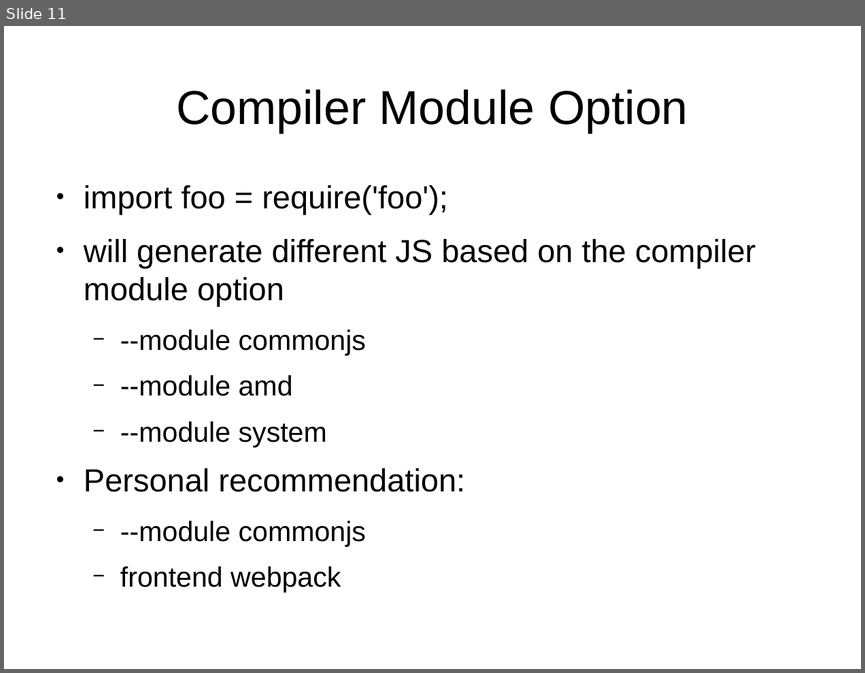
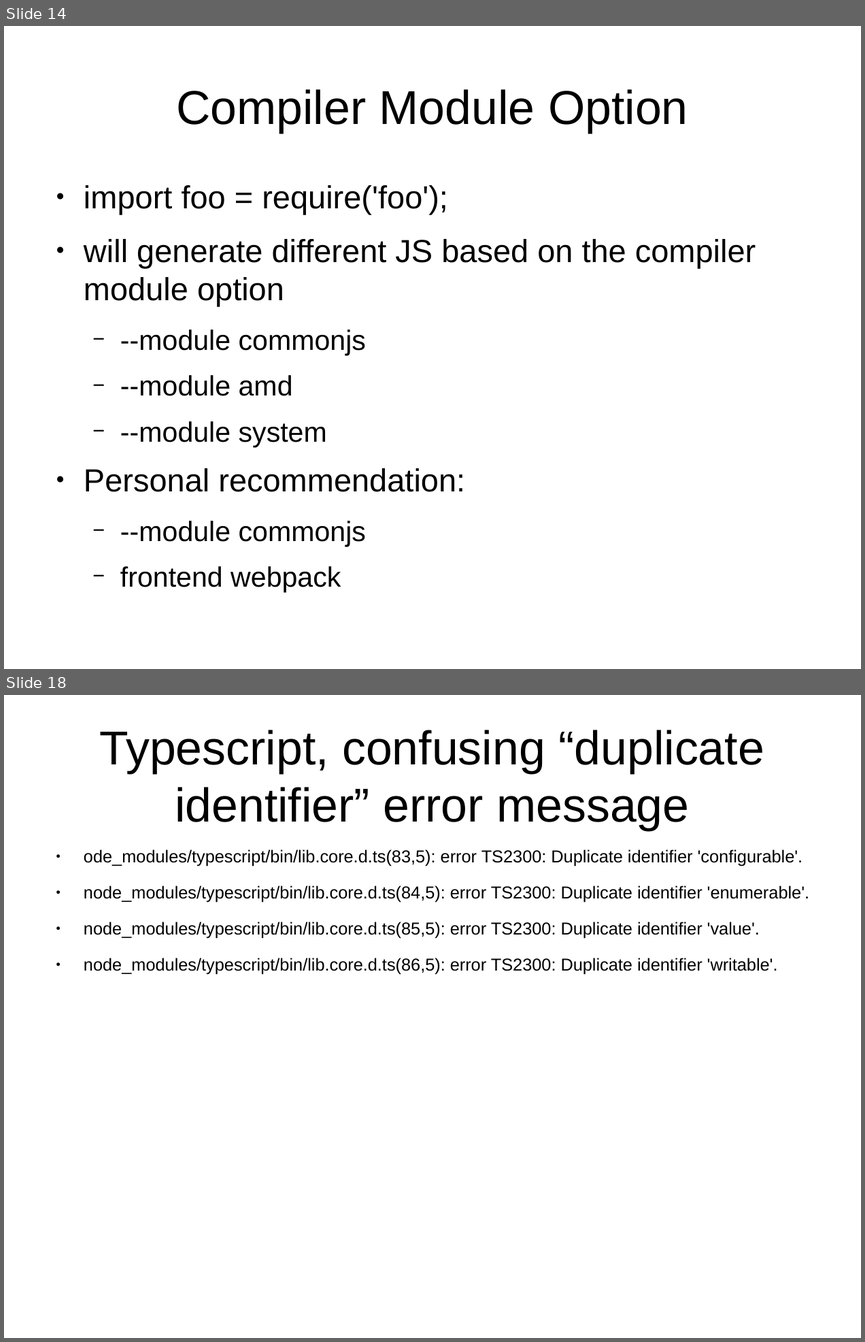
Before and after one commit to sallop/til, a slide deck: typescript.odp. Shown one above the other, each under a label of ours: slide 11 before the commit, slides 14 and 18 after it; the slides between them are not shown. The pictures are 865x673 and 865x1342 pixels, drawn with LibreOffice and Linux fonts; fonts in the diff are those of the drawing. Boxes give left, top, right and bottom in pixels: in the first picture for what was removed or moved away, otherwise in the second. Text is boxed around its words. In the diff, an @@ line names an element or a change of style, - is before the commit and + after.

```diff
--- a/typescript.odp
+++ b/typescript.odp
@@ slide 18 added at [4,695,861,1338], background #FFFFFF @@
@@ title added at [99,730,764,830], 44 pt, text #000000 @@
+Typescript, confusing “duplicate identifier” error message
@@ text added at [84,849,809,974], 16 pt, text #000000 @@
+● ode_modules/typescript/bin/lib.core.d.ts(83,5): error TS2300: Duplicate identifier 'configurable'.
+● node_modules/typescript/bin/lib.core.d.ts(84,5): error TS2300: Duplicate identifier 'enumerable'.
+● node_modules/typescript/bin/lib.core.d.ts(85,5): error TS2300: Duplicate identifier 'value'.
+● node_modules/typescript/bin/lib.core.d.ts(86,5): error TS2300: Duplicate identifier 'writable'.
@@ what was slide 11 is now slide 14 @@
```
Also in this commit, not shown: 1 slide changed, 6 other slides added.
